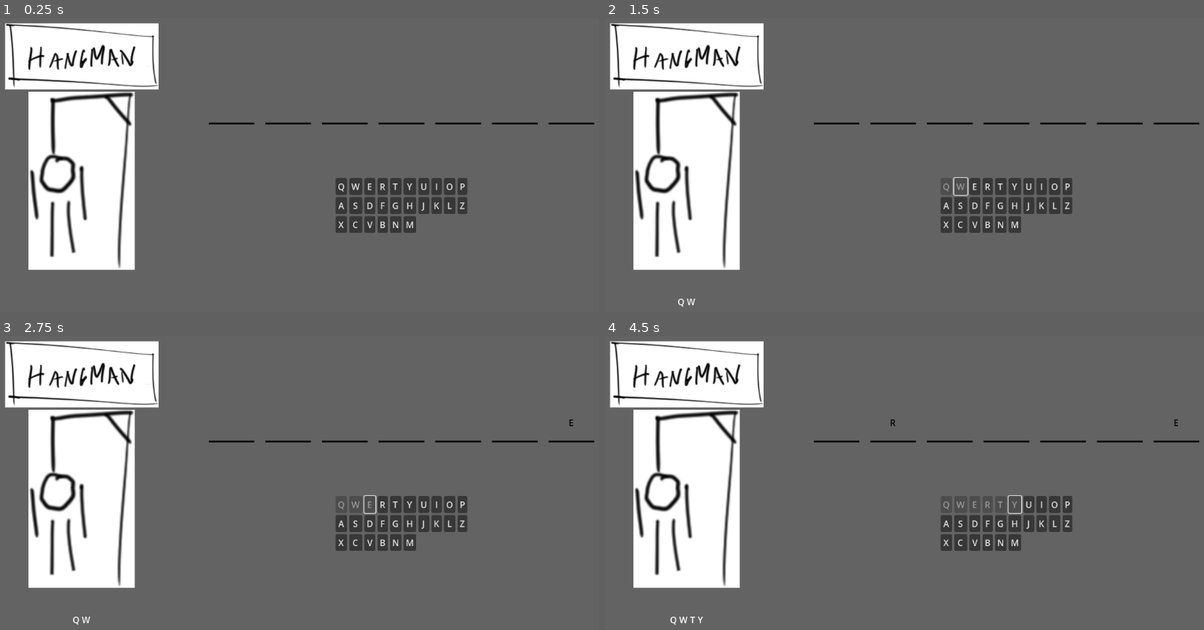
Above: before the commit, frames 1-4 (two rows, left to right).
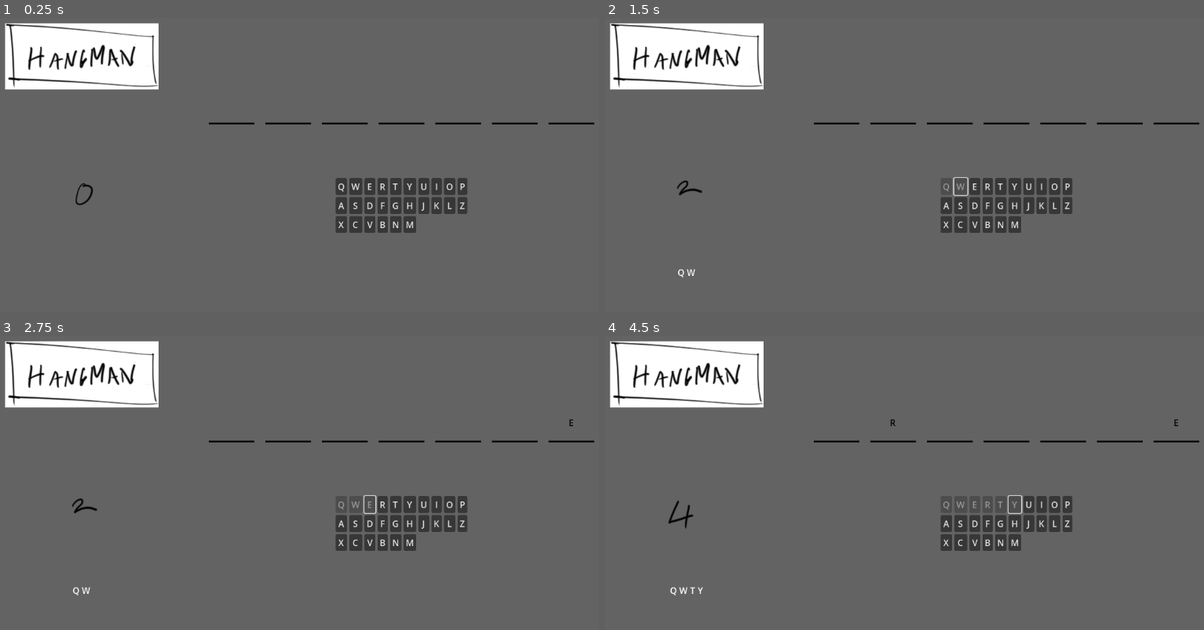
Above: after the commit, the same moments.

Repository: mkangjazz/godot_hangman
Game: Godot game, scene res://scenes/root.tscn
Two runs of this game, one before a commit and one after it. Both use one fixed random seed, a clock stepped at 60 frames per second and the inputs below.
Inputs:
- Up to frame 1 (0.25 s): no input
- Up to frame 2 (1.5 s): click "Q" at 0.5 s; click "W" at 1.25 s
- Up to frame 3 (2.75 s): click "E" at 2 s
- Up to frame 4 (4.5 s): click "R" at 2.75 s; click "T" at 3.5 s; click "Y" at 4.25 s

The runs differ from the first frame. In frame 1, 10% of the frame differs, in the area x 4-23%, y 25-86%; in frame 2, 11%; in frame 3, 11%; in frame 4, 11%, in the area x 4-23%, y 25-99%.

Commit message:
add stage animation placeholders and restart game

Diff:
--- /dev/null
+++ b/hangman/scenes/hangman-stage.tscn
@@ -0,0 +1,63 @@
+[gd_scene load_steps=8 format=3 uid="uid://8gy8qllwj7bn"]
+
+[ext_resource type="Texture2D" uid="uid://5wh700i5alqy" path="res://assets/01-stage.png" id="1_dtxre"]
+[ext_resource type="Texture2D" uid="uid://q8oxk8j8oc3e" path="res://assets/00-stage.png" id="1_xjjwv"]
+[ext_resource type="Texture2D" uid="uid://bu2yqaq0uxksj" path="res://assets/02-stage.png" id="2_iftqh"]
+[ext_resource type="Texture2D" uid="uid://dwm15k5qvkgrb" path="res://assets/03-stage.png" id="3_yoenq"]
+[ext_resource type="Texture2D" uid="uid://bcbq38dcsx8qy" path="res://assets/04-stage.png" id="4_i6xoi"]
+[ext_resource type="Texture2D" uid="uid://c6x4aqi43q81c" path="res://assets/05-stage.png" id="5_422ax"]
+
+[sub_resource type="SpriteFrames" id="SpriteFrames_1oi4k"]
+animations = [{
+"frames": [{
+"duration": 1.0,
+"texture": ExtResource("1_xjjwv")
+}],
+"loop": true,
+"name": &"0",
+"speed": 5.0
+}, {
+"frames": [{
+"duration": 1.0,
+"texture": ExtResource("1_dtxre")
+}],
+"loop": true,
+"name": &"1",
+"speed": 5.0
+}, {
+"frames": [{
+"duration": 1.0,
+"texture": ExtResource("2_iftqh")
+}],
+"loop": true,
+"name": &"2",
+"speed": 5.0
+}, {
+"frames": [{
+"duration": 1.0,
+"texture": ExtResource("3_yoenq")
+}],
+"loop": true,
+"name": &"3",
+"speed": 5.0
+}, {
+"frames": [{
+"duration": 1.0,
+"texture": ExtResource("4_i6xoi")
+}],
+"loop": true,
+"name": &"4",
+"speed": 5.0
+}, {
+"frames": [{
+"duration": 1.0,
+"texture": ExtResource("5_422ax")
+}],
+"loop": true,
+"name": &"5",
+"speed": 5.0
+}]
+
+[node name="Hangman-stage" type="AnimatedSprite2D"]
+sprite_frames = SubResource("SpriteFrames_1oi4k")
+animation = &"0"
--- a/hangman/scenes/root.tscn
+++ b/hangman/scenes/root.tscn
@@ -2,7 +2,7 @@
 
 [ext_resource type="Script" path="res://scripts/root.gd" id="1_xbogm"]
 [ext_resource type="Texture2D" uid="uid://bct8yso7n0xwq" path="res://assets/logo.png" id="2_pdqqn"]
-[ext_resource type="Texture2D" uid="uid://ym6wijdftj3s" path="res://assets/stage.png" id="3_rdbgv"]
+[ext_resource type="PackedScene" uid="uid://8gy8qllwj7bn" path="res://scenes/hangman-stage.tscn" id="3_lcm3t"]
 
 [node name="Node2D" type="Node2D"]
 script = ExtResource("1_xbogm")
@@ -49,16 +49,19 @@
 
 [node name="Logo" type="TextureRect" parent="CanvasLayer/MarginContainer/HBoxContainer/MarginContainer/VBoxContainer"]
 layout_mode = 2
-size_flags_vertical = 3
 texture = ExtResource("2_pdqqn")
 stretch_mode = 5
 
-[node name="Stage" type="TextureRect" parent="CanvasLayer/MarginContainer/HBoxContainer/MarginContainer/VBoxContainer"]
+[node name="MarginContainer" type="MarginContainer" parent="CanvasLayer/MarginContainer/HBoxContainer/MarginContainer/VBoxContainer"]
 layout_mode = 2
 size_flags_vertical = 3
-size_flags_stretch_ratio = 3.0
-texture = ExtResource("3_rdbgv")
-stretch_mode = 5
+
+[node name="Hangman-stage" parent="CanvasLayer/MarginContainer/HBoxContainer/MarginContainer/VBoxContainer/MarginContainer" instance=ExtResource("3_lcm3t")]
+unique_name_in_owner = true
+position = Vector2(0, -5)
+scale = Vector2(0.705, 0.705)
+animation = &"5"
+centered = false
 
 [node name="IncorrectGuesses" type="HBoxContainer" parent="CanvasLayer/MarginContainer/HBoxContainer/MarginContainer/VBoxContainer"]
 unique_name_in_owner = true
--- a/hangman/scripts/blank_space.gd
+++ b/hangman/scripts/blank_space.gd
@@ -8,7 +8,7 @@
 func _ready():
 	pass
 
-func _process(delta):
+func _process(_delta):
 	if revealAnswer:
 		label.show()
 	else:
@@ -23,7 +23,7 @@
 	self.revealAnswer = true;
 	pass
 
-func setCharacter(char:String):
-	self.character = char;
+func setCharacter(letter:String):
+	self.character = letter;
 	label.text = character;
 	pass
--- a/hangman/scripts/root.gd
+++ b/hangman/scripts/root.gd
@@ -7,6 +7,7 @@
 const lose_scene:Resource = preload("res://scenes/lose.tscn");
 const allowed_strikes:int = 5;
 
+@onready var hangman_stage = %"Hangman-stage"
 @onready var keyboard_keys_container = %Keyboard
 @onready var blank_spaces_container = %BlankSpaces
 @onready var incorrect_guesses_container = %IncorrectGuesses
@@ -102,11 +103,16 @@
 		keyboard_keys[key] = button;
 	pass
 
+func sync_stage_anim_to_incorrect_guesses():
+	var anim:String = str(incorrect_guesses.size())
+
+	hangman_stage.play(anim);
+
 func set_up_new_game():
 	current_word = "";
-	incorrect_guesses = [];
-	keyboard_keys = {};
-	blank_spaces = [];
+	incorrect_guesses.clear();
+	keyboard_keys.clear();
+	blank_spaces.clear();
 	accept_keyboard_input = false;
 
 	remove_all_blank_spaces();
@@ -116,6 +122,8 @@
 	set_up_current_word();
 	set_up_blank_spaces();
 	set_up_player_keyboard();
+
+	sync_stage_anim_to_incorrect_guesses();
 	show_keyboard();
 
 	print("current_word: ", current_word)
@@ -146,6 +154,8 @@
 		label.text = lower_key.to_upper();
 		incorrect_guesses_container.add_child(label)
 		incorrect_guesses.append(lower_key);
+
+		sync_stage_anim_to_incorrect_guesses();
 	else:
 		var i = 0;
 		for letter in current_word:
Binary file added: hangman/assets/00-stage.png
Not shown, added: hangman/assets/00-stage.png.import
Binary file added: hangman/assets/01-stage.png
Not shown, added: hangman/assets/01-stage.png.import
Binary file added: hangman/assets/02-stage.png
Not shown, added: hangman/assets/02-stage.png.import
Binary file added: hangman/assets/03-stage.png
Not shown, added: hangman/assets/03-stage.png.import
Binary file added: hangman/assets/04-stage.png
Not shown, added: hangman/assets/04-stage.png.import
Binary file added: hangman/assets/05-stage.png
Not shown, added: hangman/assets/05-stage.png.import
(and 1 more such lines)
